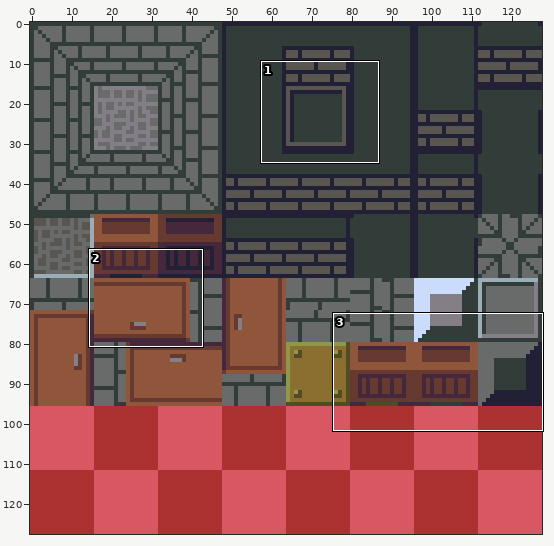
Sprite sheet, stored at graphics/level_tiles.png. Above, an overview of the earlier version with the close-up marked.
Close-up. Before the commit:
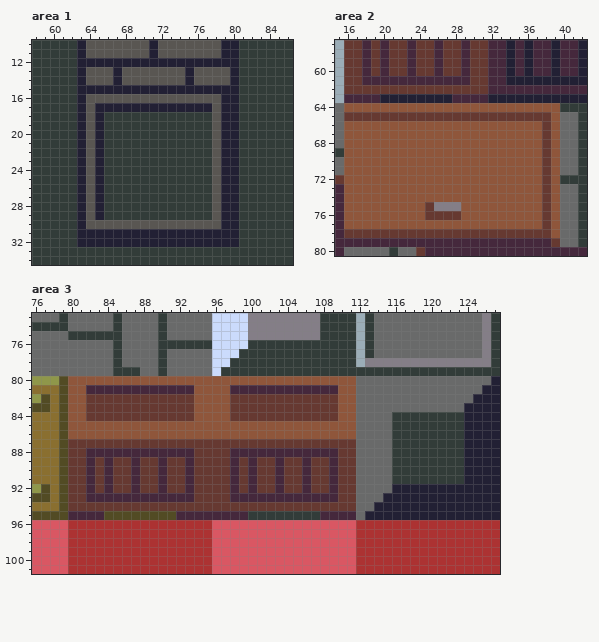
The file is 128x128 pixels. Colours within 5 levels of each other are drawn and written as one. Shown: area 1: x 58..86, y 10..34; area 2: x 15..42, y 57..80; area 3: x 76..127, y 73..101.
And afterwards:
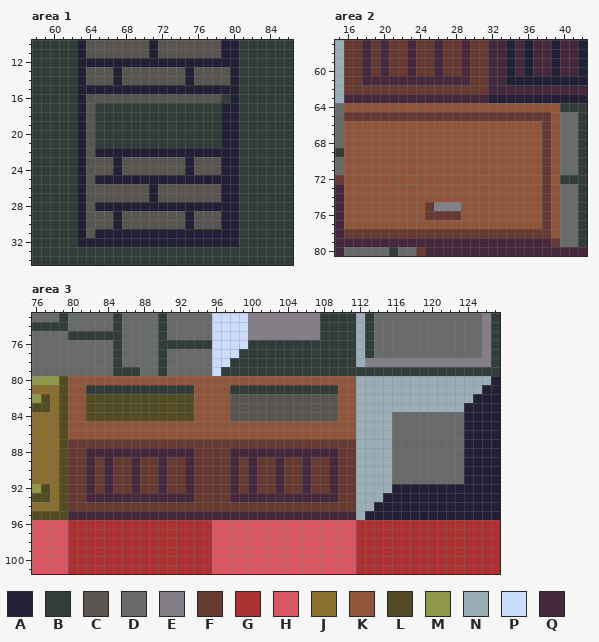
Palette (. is transparent): A #222034  B #323c39  C #595652  D #696a6a  E #847e87  F #663931  G #ac3232  H #d95763  J #8a6f30  K #8f563b  L #524b24  M #8f974a  N #9badb7  P #cbdbfc  Q #45283c
Difference:
Changed rows in their new state; - is an unchanged pixel.
Area 1:
first column x 64:
16 ---------------B
17 -BBBBBBBBBBBBBB-
18 -B------------B-
19 -B------------B-
20 -B------------B-
21 -B------------B-
22 --AAAAAAAAAAAAA-
23 -CCACCCCCCCACC--
24 -CCACCCCCCCACC--
25 --AAAAAAAAAAAAA-
26 -CCCCCCACCCCCC--
27 -CCCCCCACCCCCC--
28 --AAAAAAAAAAAAA-
29 -CCACCCCCCCACC--
30 ---A-------A----
31 C---------------
Area 2:
first column x 20:
63 QQQQQQQQ
Area 3:
first column x 82:
 80 ------------------------------NNNNNNNNNNNNNNN
 81 BBBBBBBBBBBB----BBBBBBBBBBBB--NNNNNNNNNNNNNN-
 82 LLLLLLLLLLLL----CCCCCCCCCCCC--NNNNNNNNNNNNN--
 83 LLLLLLLLLLLL----CCCCCCCCCCCC--NNNNNNNNNNNN---
 84 LLLLLLLLLLLL----CCCCCCCCCCCC--NNNNDDDDDDDD---
 85 ------------------------------NNNNDDDDDDDD---
 86 ------------------------------NNNNDDDDDDDD---
 87 ------------------------------NNNNDDDDDDDD---
 88 ------------------------------NNNNDDDDDDDD---
 89 ------------------------------NNNNDDDDDDDD---
 90 ------------------------------NNNNDDDDDDDD---
 91 ------------------------------NNNNDDDDDDDD---
 92 ------------------------------NNNN-----------
 93 ------------------------------NNN------------
 94 ------------------------------NN-------------
 95 --QQQQQQQQ--------QQQQQQQQ----N--------------
